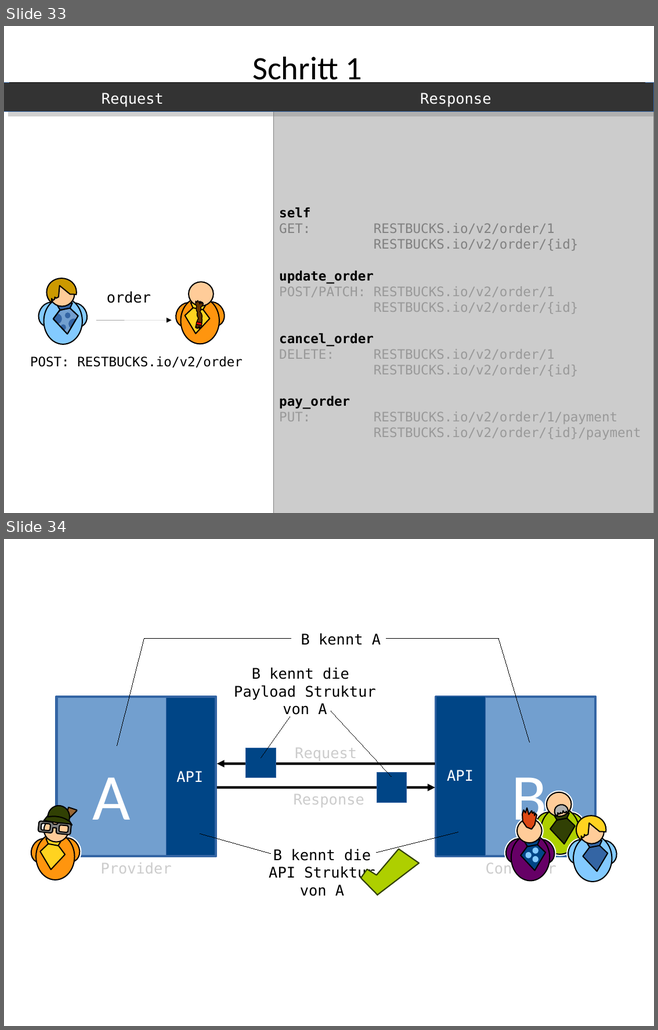
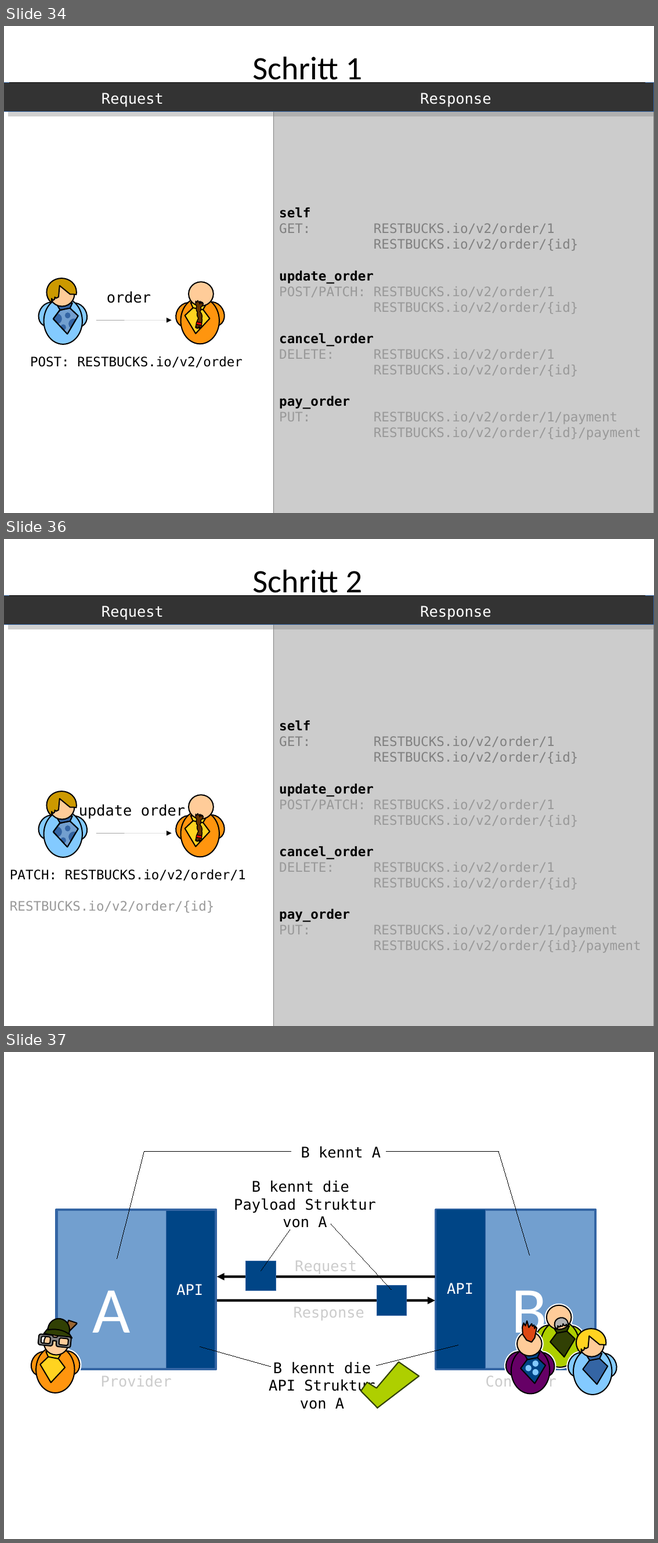
Before and after one commit to xdoo/schema_evolution_demo, a slide deck: Folien.odp. Shown one above the other, each under a label of ours: slides 33 and 34 before the commit, slides 34, 36 and 37 after it; the slides between them are not shown. The pictures are 658x1030 and 658x1543 pixels, drawn with LibreOffice and Linux fonts; fonts in the diff are those of the drawing. Boxes give left, top, right and bottom in pixels: in the first picture for what was removed or moved away, otherwise in the second. Text is boxed around its words. In the diff, an @@ line names an element or a change of style, - is before the commit and + after.

```diff
--- a/Folien.odp
+++ b/Folien.odp
@@ slide 36 added at [4, 539, 654, 1026], background #FFFFFF @@
@@ text added at [252, 569, 362, 600], 40 pt, text #000000 @@
+Schritt 2
@@ rectangle added at [4, 596, 654, 624], fill #333333, outline #3465A4 0 pt @@
@@ line added from (9, 596) to (645, 596), #000000 0 pt @@
@@ text added at [101, 606, 164, 620], 18 pt, text #FFFFFF @@
+Request
@@ text added at [420, 606, 491, 620], 18 pt, text #FFFFFF @@
+Response
@@ rectangle added at [273, 624, 654, 1026], fill #CCCCCC, outline #808080 0 pt @@
@@ text added at [279, 721, 641, 953], 16 pt, text #999999 @@
+self
+GET: RESTBUCKS.io/v2/order/1
+RESTBUCKS.io/v2/order/{id}
+update_order
+POST/PATCH: RESTBUCKS.io/v2/order/1
+RESTBUCKS.io/v2/order/{id}
+cancel_order
+DELETE: RESTBUCKS.io/v2/order/1
+RESTBUCKS.io/v2/order/{id}
+pay_order
+PUT: RESTBUCKS.io/v2/order/1/payment
+RESTBUCKS.io/v2/order/{id}/payment
@@ group added at [35, 791, 92, 858]: 6 freeform shapes, 4 ellipses @@
@@ text added at [79, 804, 185, 819], 18 pt, text #000000 @@
+update order
@@ arrow added from (96, 833) to (172, 833), #000000 0 pt @@
@@ group added at [172, 795, 228, 857]: 4 freeform shapes, 4 ellipses, 1 rectangle @@
@@ text added at [10, 870, 246, 913], 16 pt, text #000000 @@
+PATCH: RESTBUCKS.io/v2/order/1
+RESTBUCKS.io/v2/order/{id}
@@ what was slide 33 is now slide 34 @@
@@ what was slide 34 is now slide 37 @@
```
Also in this commit, not shown: 1 slide changed, 16 other slides added, 1 slide removed, 1 other file.
